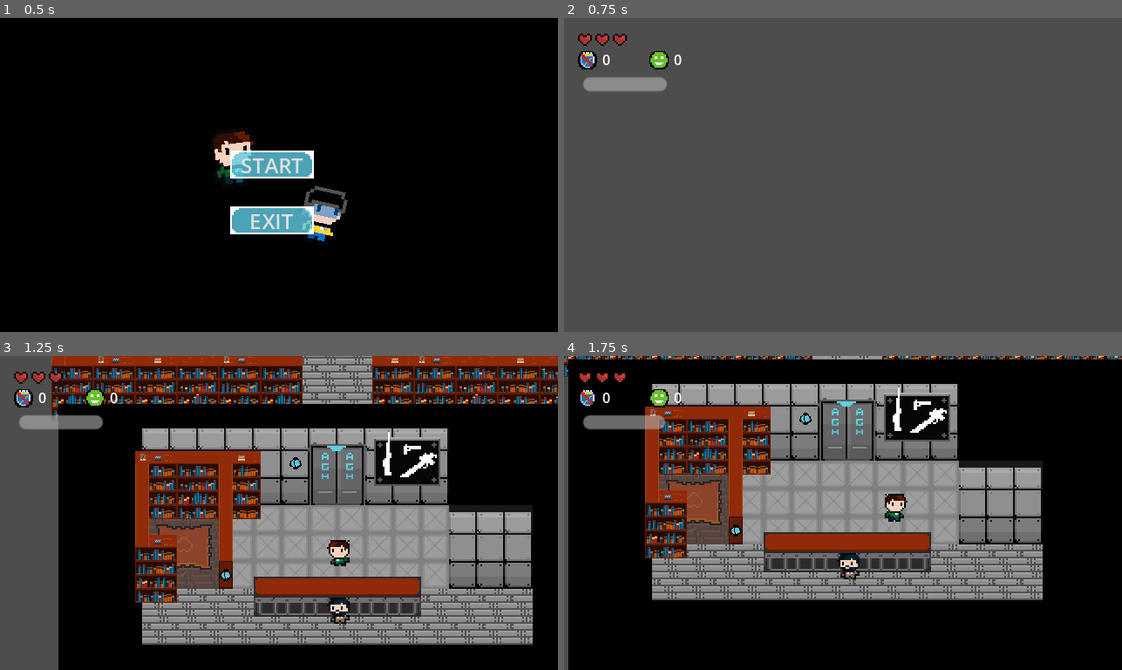
Above: before the commit, frames 1-4 (two rows, left to right).
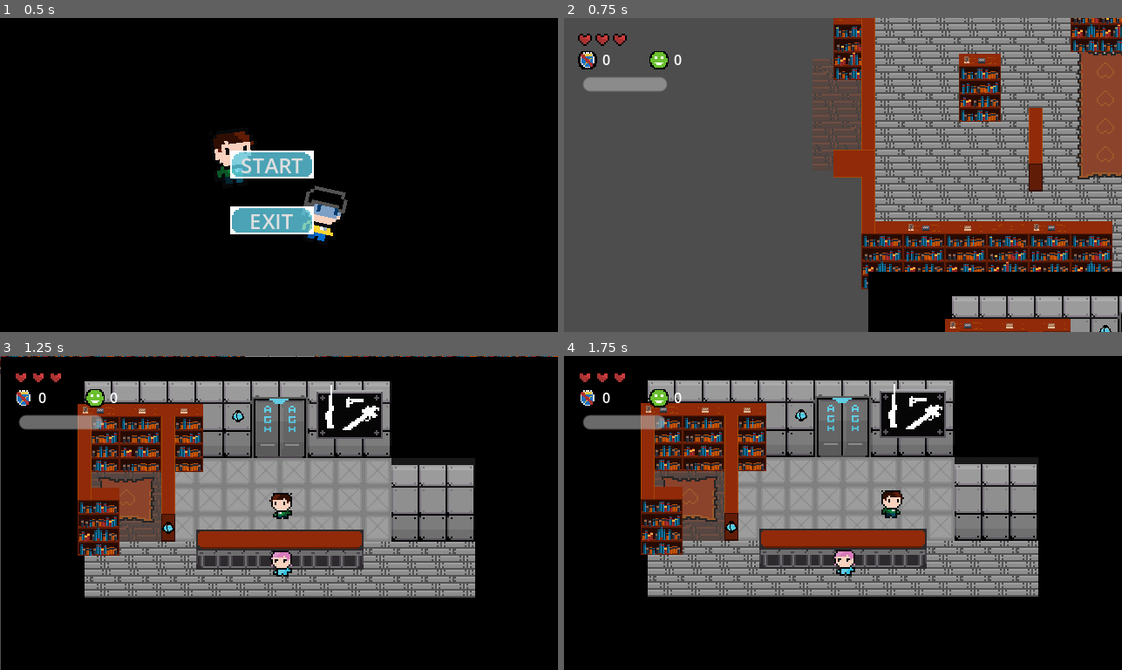
Above: after the commit, the same moments.

Repository: badzianga/SteelworksHiTechGame
Game: Godot game, scene res://Scenes/UI/main_menu.tscn
Same seed, same stepped clock (60 frames per second), same inputs: the game is played once before the commit and once after it.
Inputs (mouse positions are in pixels of both pictures, inside the frame that each line leads up to):
- Up to frame 1 (0.5 s): no input
- Up to frame 2 (0.75 s): click "START" at 0.5 s
- Up to frame 3 (1.25 s): no input
- Up to frame 4 (1.75 s): move the mouse to (965, 497) at 1.27 s; hold D (right) from 1.28 s (still down); right-click (965, 497) at 1.35 s

Frame 1 is identical in both runs. In frame 2, 40% of the frame differs, in the area x 44-100%, y 0-100%; in frame 3, 70%, in the area x 0-100%, y 0-100%; in frame 4, 25%.

Commit message:
I think it should work

Diff:
--- a/Scenes/Enemies/player_detection_area.gd
+++ b/Scenes/Enemies/player_detection_area.gd
@@ -1,5 +1,15 @@
 extends Area2D
+
+@export var room_type := 0
 
 
 func _on_area_entered(_area: Area2D) -> void:
+	if room_type == 1: # lobby
+		if not GameController.lobby_music.playing:
+			GameController.lobby_music.play()
+			GameController.library_music.stop()
+	else:
+		if not GameController.library_music.playing:
+			GameController.lobby_music.stop()
+			GameController.library_music.play()
 	GameController.room_changed.emit(global_position)
--- a/Scenes/Maps/room.gd
+++ b/Scenes/Maps/room.gd
@@ -75,7 +75,7 @@
 
 
 func _on_player_detection_area_area_entered(_area: Area2D) -> void:
-	print("Visited? ", visited)
+	#print("Visited? ", visited)
 	if visited:
 		return
 	visited = true
--- a/Scenes/Maps/room_0.tscn
+++ b/Scenes/Maps/room_0.tscn
@@ -29,7 +29,7 @@
 [sub_resource type="RectangleShape2D" id="RectangleShape2D_tuvml"]
 size = Vector2(32, 14)
 
-[node name="Room1" type="Node2D"]
+[node name="Room0" type="Node2D"]
 y_sort_enabled = true
 position = Vector2(1, 0)
 
@@ -163,6 +163,7 @@
 shape = SubResource("RectangleShape2D_tuvml")
 
 [node name="PlayerDetectionArea" parent="." instance=ExtResource("9_wopgg")]
+room_type = 1
 
 [node name="BLACK" type="ColorRect" parent="."]
 z_index = 10
--- a/Scenes/Maps/world.tscn
+++ b/Scenes/Maps/world.tscn
@@ -52,6 +52,7 @@
 
 [node name="Camera" type="Camera2D" parent="."]
 position_smoothing_enabled = true
+position_smoothing_speed = 10.0
 
 [node name="CanvasLayer" type="CanvasLayer" parent="Camera"]
 
--- a/Scenes/Player/player.gd
+++ b/Scenes/Player/player.gd
@@ -33,6 +33,7 @@
 		can_dash = true
 	GameController.player = self
 	health_component.health_changed.connect(_on_health_changed)
+	health_component.health_depleted.connect(GameController.wave_again)
 	GameController.room_changed.connect(_on_room_changed)
 
 	helmet_sprite.visible = false
@@ -133,6 +134,8 @@
 
 
 func _on_health_changed() -> void:
+	if health_component.health == 0:
+		return
 	GameController.ui.apply_damage()
 	GameController.world.enable_chromatic_aberration()
 	hurtbox_collision.set_deferred("disabled", true)
--- a/Scenes/UI/shop.gd
+++ b/Scenes/UI/shop.gd
@@ -196,4 +196,7 @@
 
 
 func _on_next_wave_pressed() -> void:
-	GameController.go_to_world()
+	if GameController.current_wave == 5:
+		get_tree().change_scene_to_file("res://Scenes/UI/win_screen.tscn")
+	else:
+		GameController.go_to_world()
--- /dev/null
+++ b/Scenes/UI/win_screen.gd
@@ -0,0 +1,5 @@
+extends ColorRect
+
+
+func _on_button_pressed() -> void:
+	get_tree().quit()
--- /dev/null
+++ b/Scenes/UI/win_screen.tscn
@@ -0,0 +1,37 @@
+[gd_scene load_steps=2 format=3 uid="uid://cww562vq8op41"]
+
+[ext_resource type="Script" path="res://Scenes/UI/win_screen.gd" id="1_ivj1h"]
+
+[node name="WinScreen" type="ColorRect"]
+anchors_preset = 15
+anchor_right = 1.0
+anchor_bottom = 1.0
+grow_horizontal = 2
+grow_vertical = 2
+color = Color(0.254902, 0.254902, 0.254902, 1)
+script = ExtResource("1_ivj1h")
+
+[node name="Label" type="Label" parent="."]
+layout_mode = 1
+anchors_preset = 14
+anchor_top = 0.5
+anchor_right = 1.0
+anchor_bottom = 0.5
+offset_top = -11.5
+offset_bottom = 11.5
+grow_horizontal = 2
+grow_vertical = 2
+theme_override_font_sizes/font_size = 24
+text = "YOU WIN!"
+horizontal_alignment = 1
+
+[node name="Button" type="Button" parent="."]
+layout_mode = 0
+offset_left = 136.0
+offset_top = 128.0
+offset_right = 144.0
+offset_bottom = 136.0
+theme_override_font_sizes/font_size = 8
+text = "QUIT GAME"
+
+[connection signal="pressed" from="Button" to="." method="_on_button_pressed"]
--- a/Singletons/game_controller.gd
+++ b/Singletons/game_controller.gd
@@ -123,11 +123,17 @@
 
 const health_multiplers := [
 	1.0,
+	1.0,
 	1.1,
 	1.3,
 	1.5,
 	2.0
 ]
+
+@onready var menu_music: AudioStreamPlayer = $MenuMusic
+@onready var lobby_music: AudioStreamPlayer = $LobbyMusic
+@onready var library_music: AudioStreamPlayer = $LibraryMusic
+
 
 func _ready() -> void:
 	randomize()
@@ -140,16 +146,31 @@
 
 func go_to_menu() -> void:
 	reset_game()
+	lobby_music.stop()
+	library_music.stop()
+	menu_music.play()
 	get_tree().change_scene_to_packed(MenuScene)
 
 
 func go_to_shop() -> void:
-	get_tree().change_scene_to_packed(ShopScene)
+	if not lobby_music.playing:
+		lobby_music.play()
+	library_music.stop()
+	get_tree().call_deferred("change_scene_to_packed", ShopScene)
 
 
 func go_to_world() -> void:
+	menu_music.stop()
+	if not lobby_music.playing:
+		lobby_music.play()
 	current_wave += 1
 	get_tree().change_scene_to_packed(WorldScene)
+
+
+func wave_again() -> void:
+	current_wave -= 1
+	reputation_points -= 50
+	go_to_shop()
 
 
 func finish_wave(found_book: bool = true) -> void:
--- a/Singletons/game_controller.tscn
+++ b/Singletons/game_controller.tscn
@@ -24,6 +24,7 @@
 
 [node name="MenuMusic" type="AudioStreamPlayer" parent="."]
 stream = ExtResource("2_51gaf")
+autoplay = true
 bus = &"Music"
 
 [node name="LobbyMusic" type="AudioStreamPlayer" parent="."]
Not shown: 1 places in Scenes/Maps/room_1.tscn that only renumber resources
